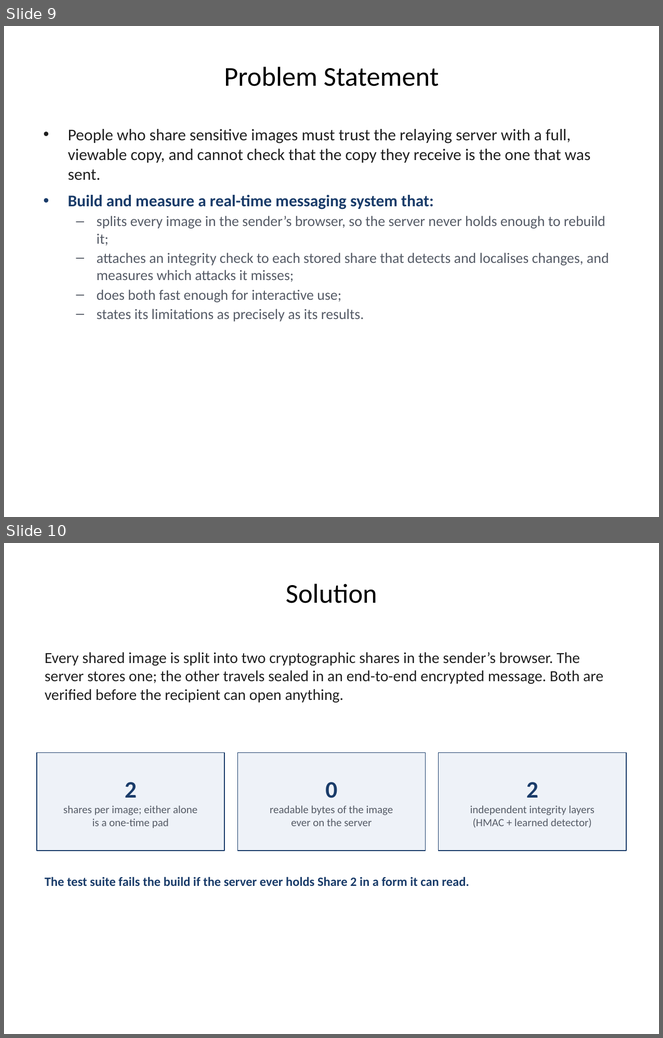
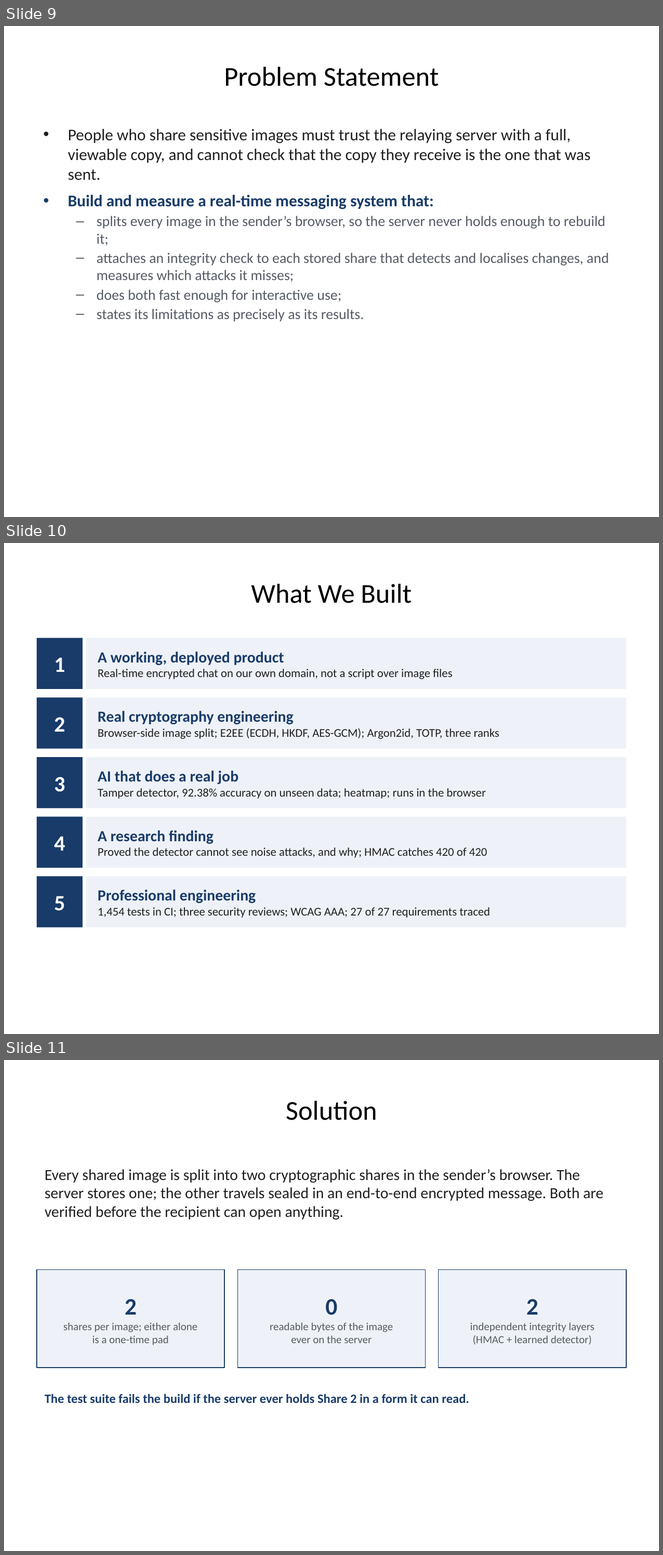
Before and after one commit to 1337PAIN/Reveal-X-chat, a slide deck: Reveal-X_FYP_Presentation.pptx. Shown one above the other, each under a label of ours: slides 9 and 10 before the commit, slides 9, 10 and 11 after it. The pictures are 663x1038 and 663x1555 pixels, drawn with LibreOffice and Linux fonts; fonts in the diff are those of the drawing; background and template pictures are left out. Boxes give left, top, right and bottom in pixels: in the first picture for what was removed or moved away, otherwise in the second. Text is boxed around its words. In the diff, an @@ line names an element or a change of style, - is before the commit and + after.

Commit message:
Add a What We Built slide to the FYP presentation
Slide 10, after the problem statement: the product, the cryptography,
the AI, the research finding and the engineering, in one view.

```diff
--- a/Reveal-X_FYP_Presentation.pptx
+++ b/Reveal-X_FYP_Presentation.pptx
@@ slide 10 added at <box>4,543,659,1034</box>, background picture (left out) @@
@@ title added at <box>251,584,412,603</box>, 30 pt, text #000000 @@
+What We Built
@@ rectangle added at <box>37,638,83,689</box>, fill #193B69, 24 pt, text #FFFFFF, bold @@
+1
@@ rectangle added at <box>86,638,626,689</box>, fill #EEF2F8, 13 pt, text #1F1F1F @@
+A working, deployed product
+Real-time encrypted chat on our own domain, not a script over image files
@@ rectangle added at <box>37,697,83,749</box>, fill #193B69, 24 pt, text #FFFFFF, bold @@
+2
@@ rectangle added at <box>86,697,626,749</box>, fill #EEF2F8, 13 pt, text #1F1F1F @@
+Real cryptography engineering
+Browser-side image split; E2EE (ECDH, HKDF, AES-GCM); Argon2id, TOTP, three ranks
@@ rectangle added at <box>37,757,83,808</box>, fill #193B69, 24 pt, text #FFFFFF, bold @@
+3
@@ rectangle added at <box>86,757,626,808</box>, fill #EEF2F8, 13 pt, text #1F1F1F @@
+AI that does a real job
+Tamper detector, 92.38% accuracy on unseen data; heatmap; runs in the browser
@@ rectangle added at <box>37,817,83,868</box>, fill #193B69, 24 pt, text #FFFFFF, bold @@
+4
@@ rectangle added at <box>86,817,626,868</box>, fill #EEF2F8, 13 pt, text #1F1F1F @@
+A research finding
+Proved the detector cannot see noise attacks, and why; HMAC catches 420 of 420
@@ rectangle added at <box>37,876,83,928</box>, fill #193B69, 24 pt, text #FFFFFF, bold @@
+5
@@ rectangle added at <box>86,876,626,928</box>, fill #EEF2F8, 13 pt, text #1F1F1F @@
+Professional engineering
+1,454 tests in CI; three security reviews; WCAG AAA; 27 of 27 requirements traced
@@ what was slide 10 is now slide 11 @@
```
Also in this commit, not shown: 1 other file.
